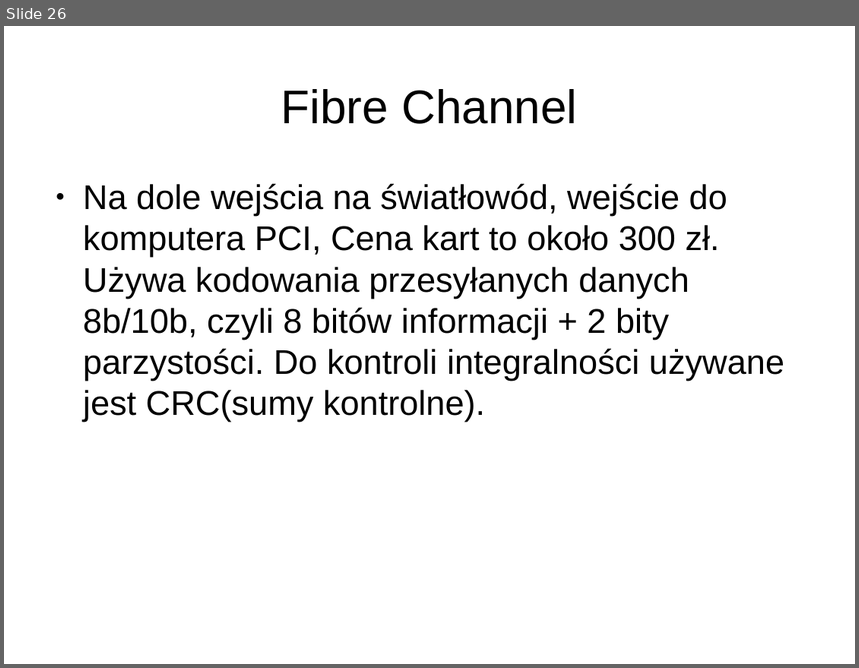
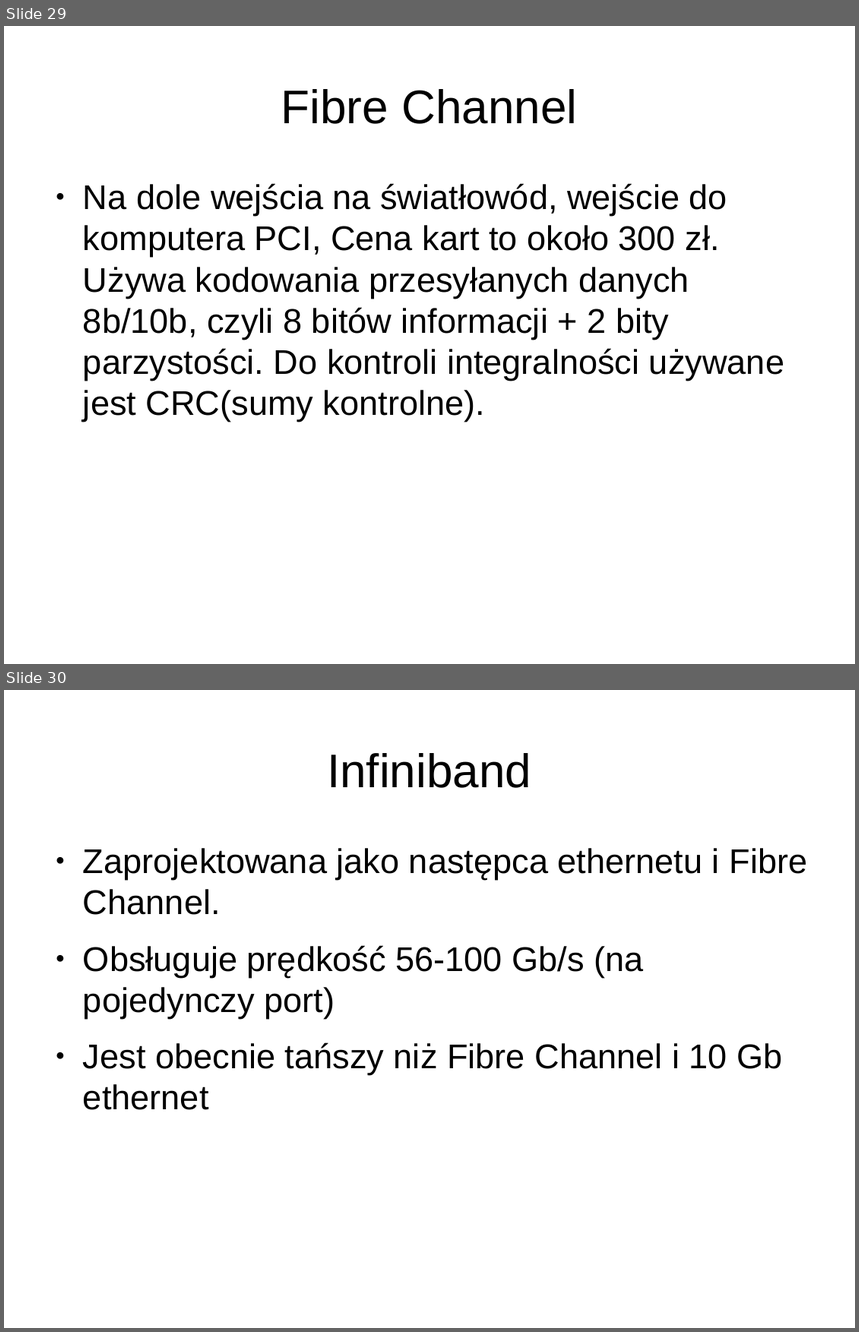
Before and after one commit to Lupa666/PUTDungeon, a slide deck: Magazyny_Danych_Dla_Nas.odp. Shown one above the other, each under a label of ours: slide 26 before the commit, slides 29 and 30 after it. The pictures are 859x668 and 859x1332 pixels, drawn with LibreOffice and Linux fonts; fonts in the diff are those of the drawing; background and template pictures are left out. Boxes give left, top, right and bottom in pixels: in the first picture for what was removed or moved away, otherwise in the second. Text is boxed around its words. In the diff, an @@ line names an element or a change of style, - is before the commit and + after.

```diff
--- a/Magazyny_Danych_Dla_Nas.odp
+++ b/Magazyny_Danych_Dla_Nas.odp
@@ slide 30 added at <box>4,690,855,1328</box>, background #FFFFFF @@
@@ title added at <box>327,753,531,788</box>, 44 pt, text #000000 @@
+Infiniband
@@ text added at <box>83,848,807,1110</box>, 32 pt, text #000000 @@
+● Zaprojektowana jako następca ethernetu i Fibre Channel.
+● Obsługuje prędkość 56-100 Gb/s (na pojedynczy port)
+● Jest obecnie tańszy niż Fibre Channel i 10 Gb ethernet
@@ what was slide 26 is now slide 29 @@
```
Also in this commit, not shown: 1 slide changed, 5 other slides added, 6 slides removed.
